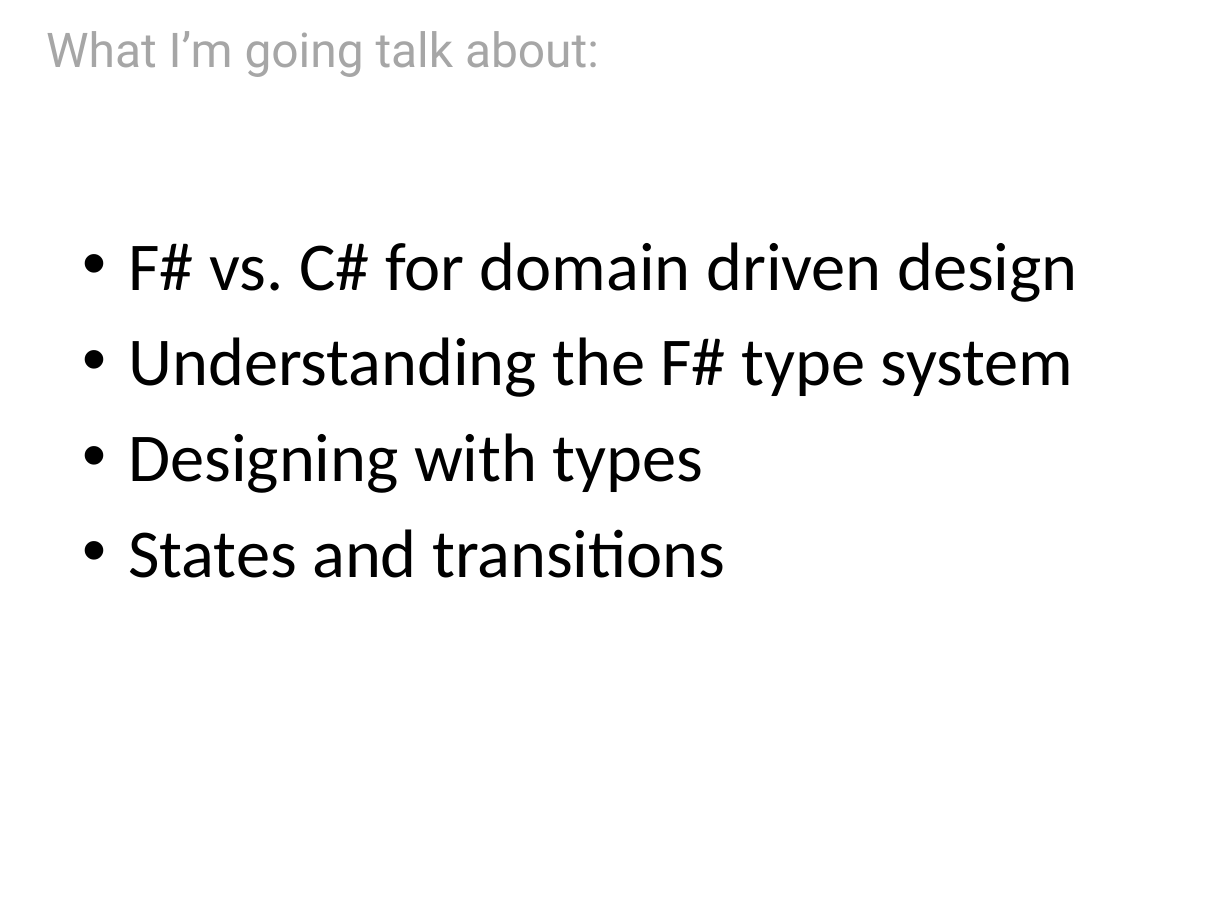
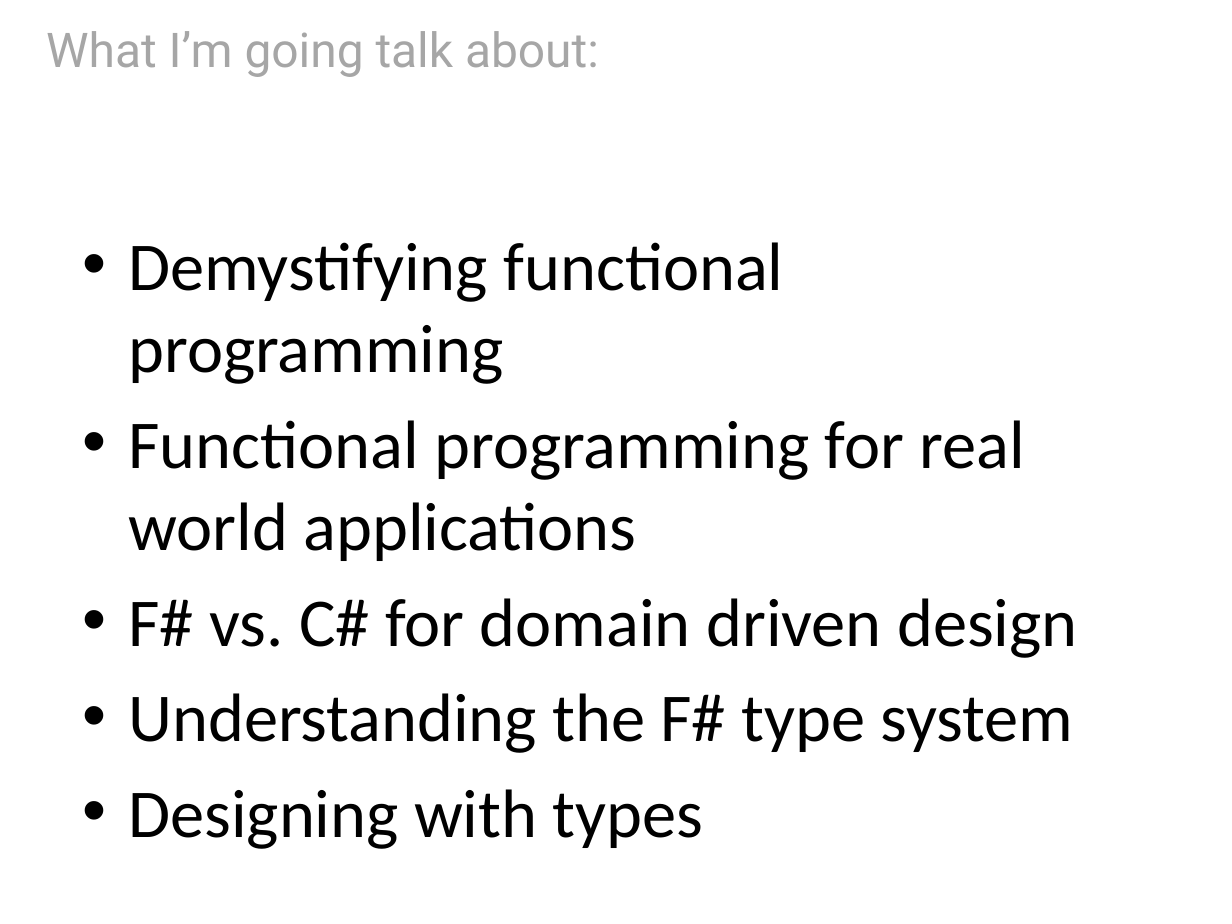
Before and after one commit to swlaschin/DomainModellingInFsharp, a slide deck: slide 13 of slides/3-ProgFsharp-DDD.pptx (slide 10 before the commit). Drawn at 1232x924 pixels with LibreOffice and Linux fonts; fonts in the diff are those of the drawing. Boxes give left, top, right and bottom in pixels: in the first picture for what was removed or moved away, otherwise in the second. Text is boxed around its words. In the diff, an @@ line names an element or a change of style, - is before the commit and + after.

Commit message:
Updated slides

```diff
--- a/slides/3-ProgFsharp-DDD.pptx
+++ b/slides/3-ProgFsharp-DDD.pptx
@@ text at (128, 242, 1025, 561): paragraphs added @@
+• Demystifying functional programming
+• Functional programming for real world applications
@@ text at (128, 529, 725, 578): paragraph removed @@
-• States and transitions
```
Also in this commit, not shown: 24 slides added.
